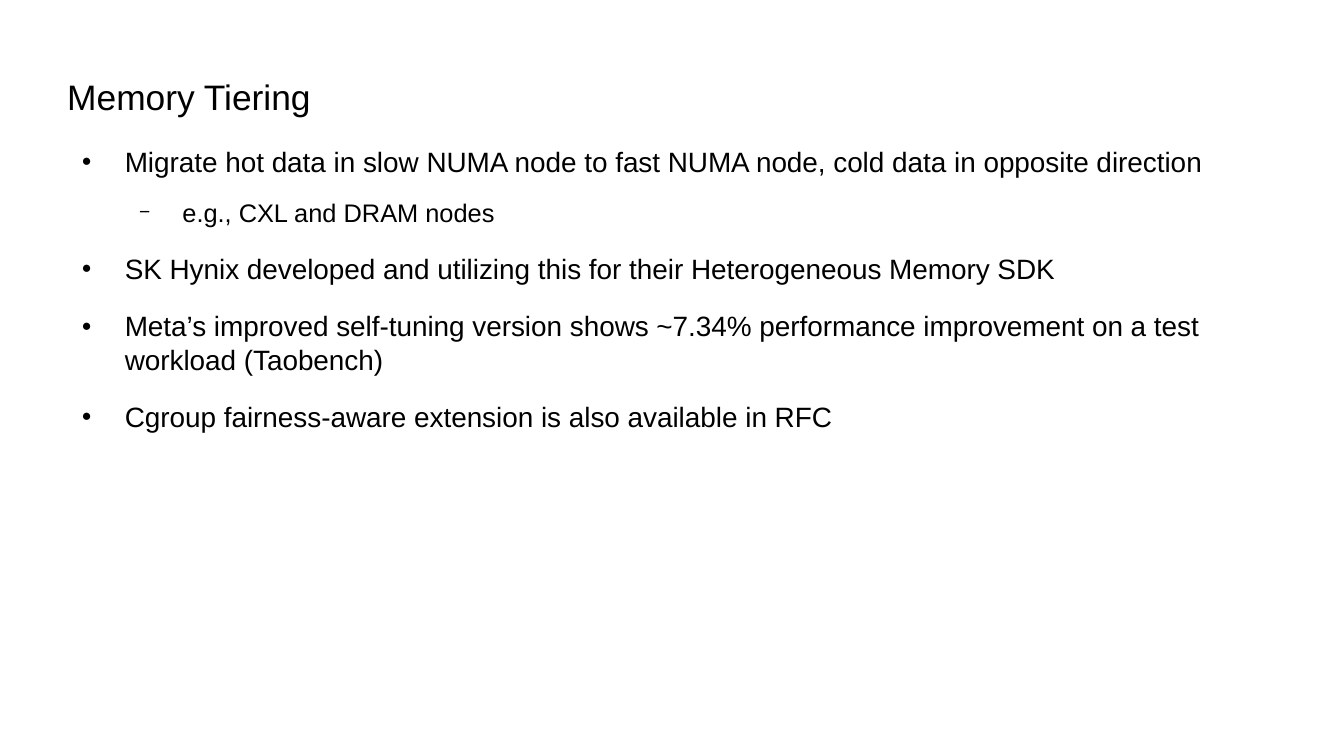
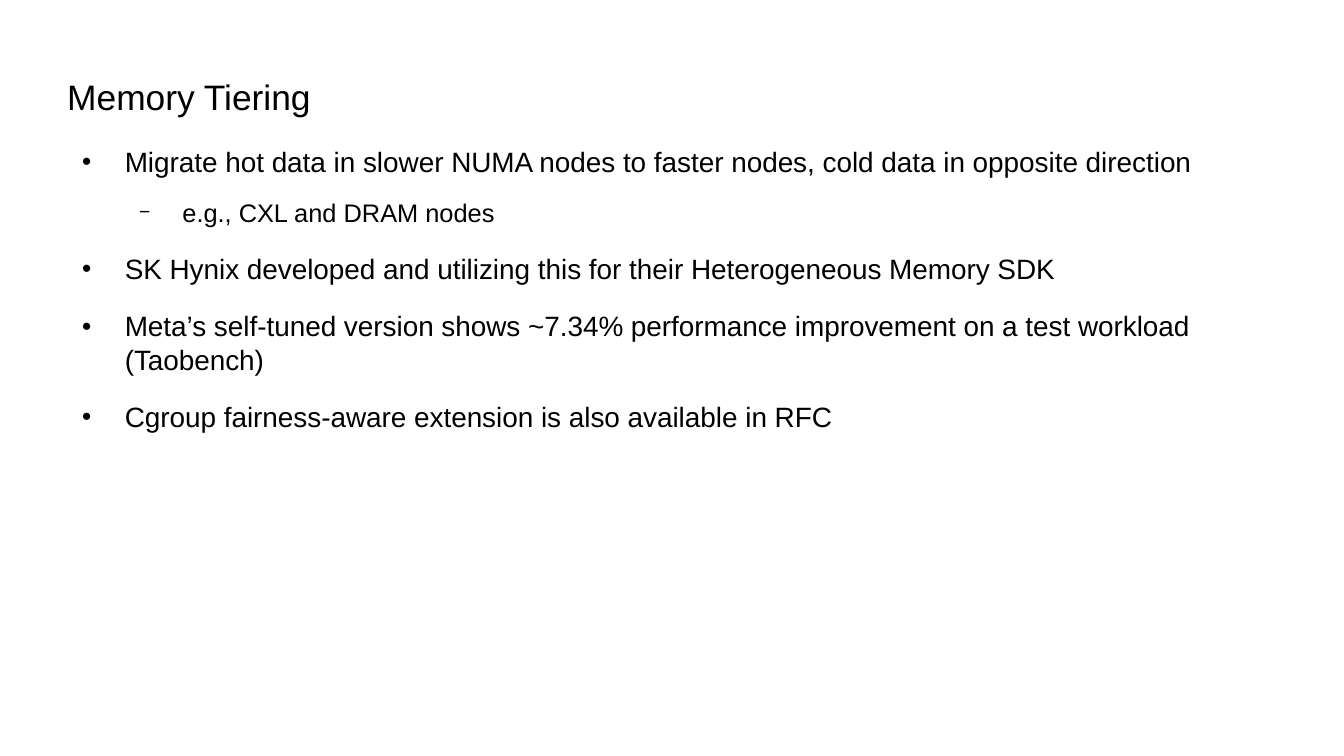
Before and after one commit to damonitor/talks, a slide deck: slide 61 of 2025/kernel_recipes/damon_kernel_recipes2025.odp (slide 47 before the commit). Drawn at 1344x756 pixels with LibreOffice and Linux fonts; fonts in the diff are those of the drawing. Boxes give left, top, right and bottom in pixels: in the first picture for what was removed or moved away, otherwise in the second. Text is boxed around its words. In the diff, an @@ line names an element or a change of style, - is before the commit and + after.

```diff
--- a/2025/kernel_recipes/damon_kernel_recipes2025.odp
+++ b/2025/kernel_recipes/damon_kernel_recipes2025.odp
@@ text at <box>125,151,1191,177</box>: text changed @@
-● Migrate hot data in slow NUMA node to fast NUMA node, cold data in opposite direction
+● Migrate hot data in slower NUMA nodes to faster nodes, cold data in opposite direction
@@ text at <box>125,315,1189,375</box>: text changed @@
-● Meta’s improved self-tuning version shows ~7.34% performance improvement on a test workload (Taobench)
+● Meta’s self-tuned version shows ~7.34% performance improvement on a test workload (Taobench)
```
Also in this commit, not shown: 15 other slides changed, 15 slides added, 1 slide removed, 1 other file.
